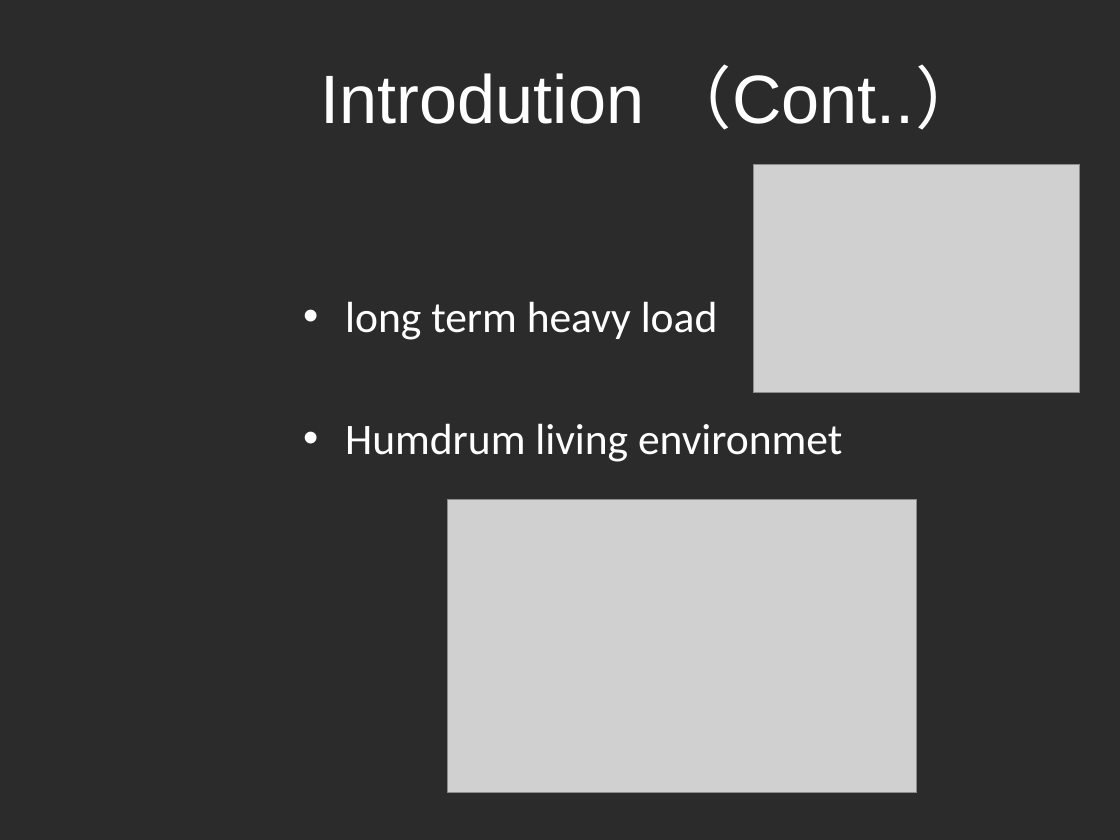
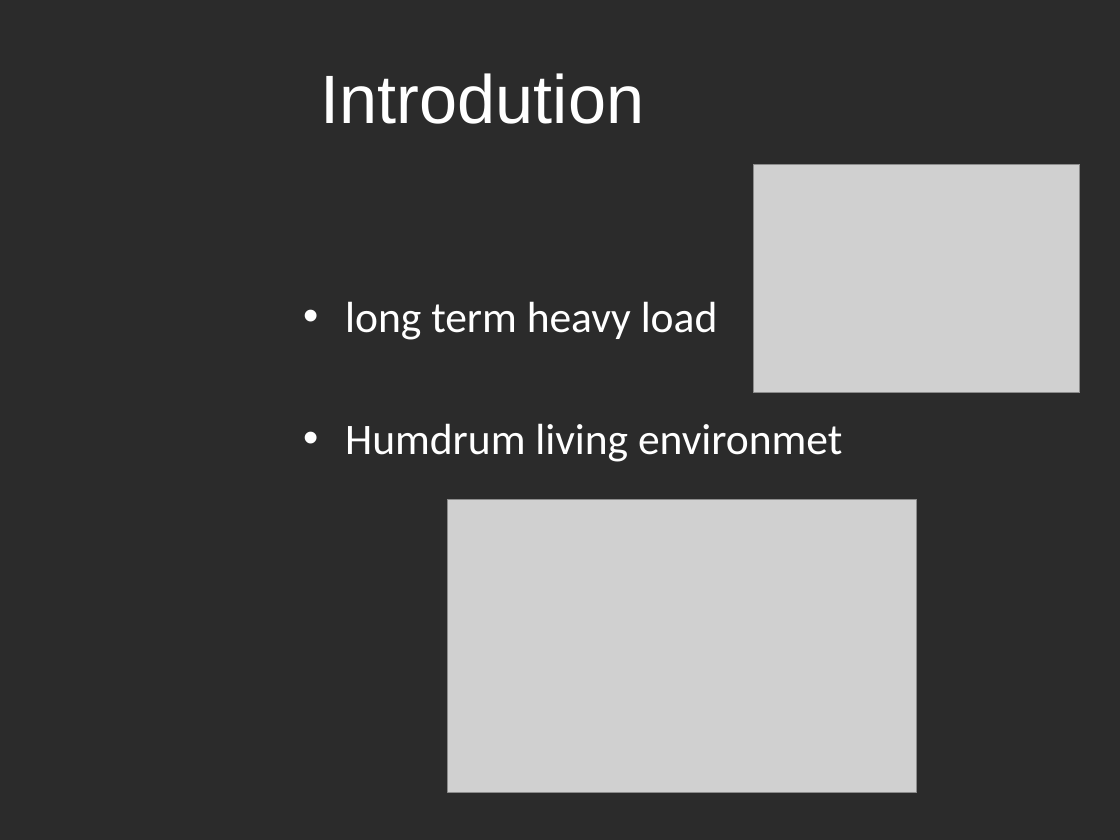
Before and after one commit to fighteriris/512_Final, a slide deck: slide 2 of 512副本.pptx. Drawn at 1120x840 pixels with LibreOffice and Linux fonts; fonts in the diff are those of the drawing; grey boxes stand for pictures; background and template pictures are left out; a plain dark background stands for a picture behind light text. Boxes give left, top, right and bottom in pixels: in the first picture for what was removed or moved away, otherwise in the second. Text is boxed around its words. In the diff, an @@ line names an element or a change of style, - is before the commit and + after.

```diff
--- a/512副本.pptx
+++ b/512副本.pptx
@@ title at bbox=[321, 73, 644, 124]: text changed @@
-Introdution （Cont..）
+Introdution
```
Also in this commit, not shown: 4 other slides changed.
